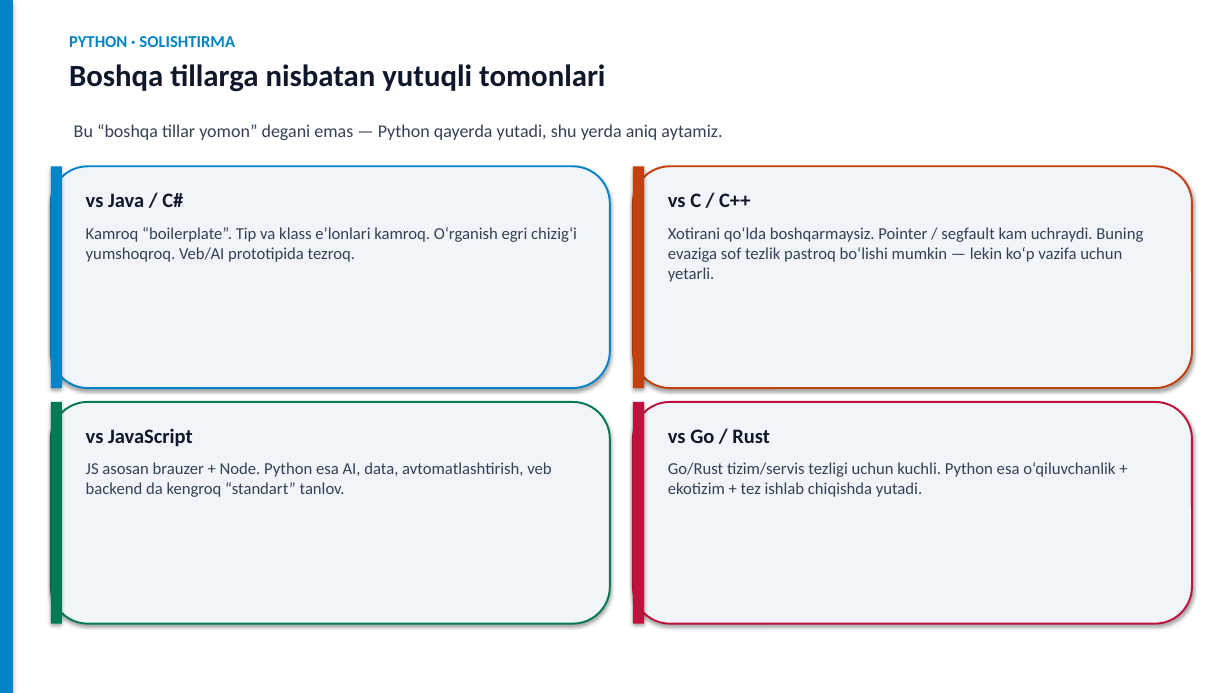
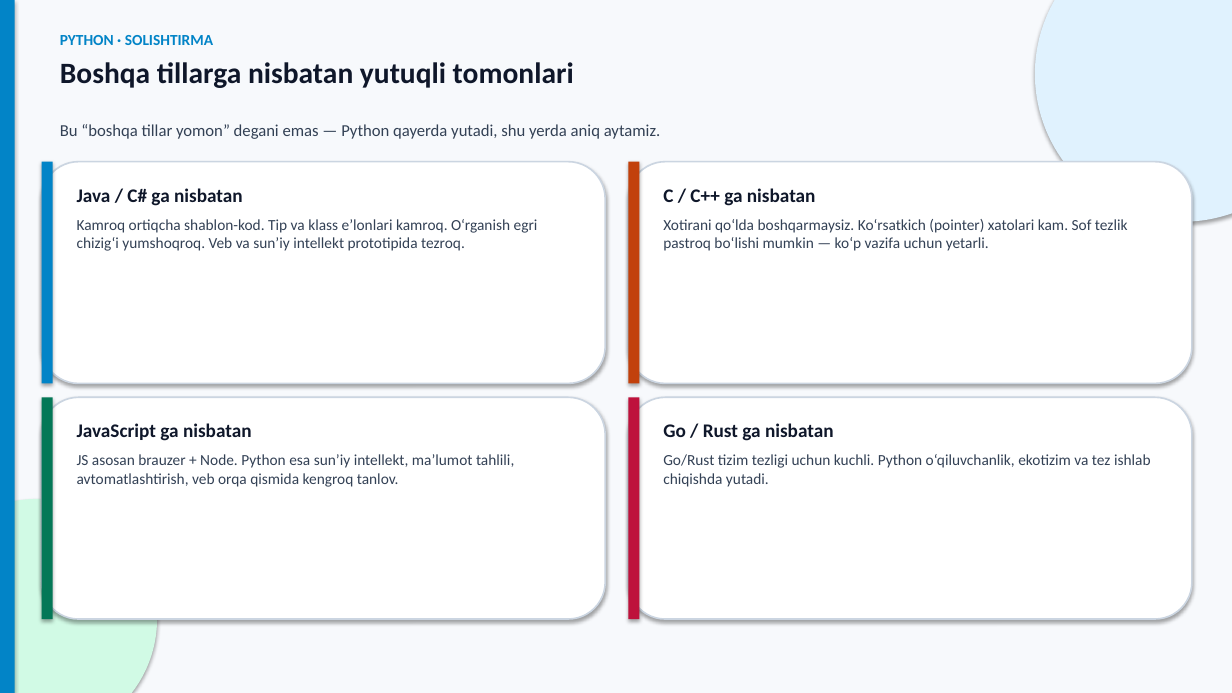
Before and after one commit to DilshodZokirov/bgalaxy-app, a slide deck: slide 4 of python-prezentatsiya/Python-Django-PBL-v5.pptx. Drawn at 1232x693 pixels with LibreOffice and Linux fonts; fonts in the diff are those of the drawing. Boxes give left, top, right and bottom in pixels: in the first picture for what was removed or moved away, otherwise in the second. Text is boxed around its words. In the diff, an @@ line names an element or a change of style, - is before the commit and + after.

```diff
--- a/python-prezentatsiya/Python-Django-PBL-v5.pptx
+++ b/python-prezentatsiya/Python-Django-PBL-v5.pptx
@@ background #FFFFFF to #F7F9FC @@
@@ text "PYTHON · SOLISHTIRMA": place and size @@
-text "PYTHON · SOLISHTIRMA" at [69,36,605,92]
+text "PYTHON · SOLISHTIRMA" at [60,35,574,88]
@@ text "PYTHON · SOLISHTIRMA" at [60,35,574,88]: size 13 to 12 pt in "PYTHON · SOLISHTIRMA"; size 24 to 23 pt in "Boshqa tillarga nisbatan yutuqli tomonlari" @@
@@ ellipse added at [1035,0,1232,222], fill #E0F2FE @@
@@ text "Bu “boshqa tillar yomon” degani ...": place and size @@
-text "Bu “boshqa tillar yomon” degani ..." at [74,124,722,140]
+text "Bu “boshqa tillar yomon” degani ..." at [60,124,661,139]
@@ text "Bu “boshqa tillar yomon” degani ..." at [60,124,661,139]: size 14 to 13 pt; more space between paragraphs @@
@@ rectangle: place and size @@
-rectangle at [51,166,62,388]
+rectangle at [42,162,53,384]
@@ rounded rectangle: place and size @@
-rounded rectangle at [51,166,610,388]
+rounded rectangle at [42,162,605,384]
@@ rounded rectangle at [42,162,605,384]: fill #F1F5F9 to #FFFFFF; outline #0284C7 1.5 pt to #CBD5E1 1.25 pt @@
@@ rectangle: place and size @@
-rectangle at [633,166,644,388]
+rectangle at [628,162,640,384]
@@ rounded rectangle: place and size @@
-rounded rectangle at [633,166,1192,388]
+rounded rectangle at [628,162,1192,384]
@@ rounded rectangle at [628,162,1192,384]: fill #F1F5F9 to #FFFFFF; outline #C2410C 1.5 pt to #CBD5E1 1.25 pt @@
@@ text at [77,188,538,251]: text changed; size 13 to 12 pt @@
-vs Java / C#
-Kamroq “boilerplate”. Tip va klass e’lonlari kamroq. O‘rganish egri chizig‘i yumshoqroq. Veb/AI prototipida tezroq.
+Java / C# ga nisbatan
+Kamroq ortiqcha shablon-kod. Tip va klass e’lonlari kamroq. O‘rganish egri chizig‘i yumshoqroq. Veb va sun’iy intellekt prototipida tezroq.
@@ text at [663,188,1128,251]: text changed; size 13 to 12 pt @@
-vs C / C++
-Xotirani qo‘lda boshqarmaysiz. Pointer / segfault kam uchraydi. Buning evaziga sof tezlik pastroq bo‘lishi mumkin — lekin ko‘p vazifa uchun yetarli.
+C / C++ ga nisbatan
+Xotirani qo‘lda boshqarmaysiz. Ko‘rsatkich (pointer) xatolari kam. Sof tezlik pastroq bo‘lishi mumkin — ko‘p vazifa uchun yetarli.
@@ rectangle: place and size @@
-rectangle at [51,402,62,624]
+rectangle at [42,397,53,619]
@@ rounded rectangle: place and size @@
-rounded rectangle at [51,402,610,624]
+rounded rectangle at [42,397,605,619]
@@ rounded rectangle at [42,397,605,619]: fill #F1F5F9 to #FFFFFF; outline #047857 1.5 pt to #CBD5E1 1.25 pt @@
@@ rectangle: place and size @@
-rectangle at [633,402,644,624]
+rectangle at [628,397,640,619]
@@ rounded rectangle: place and size @@
-rounded rectangle at [633,402,1192,624]
+rounded rectangle at [628,397,1192,619]
@@ rounded rectangle at [628,397,1192,619]: fill #F1F5F9 to #FFFFFF; outline #BE123C 1.5 pt to #CBD5E1 1.25 pt @@
@@ text at [77,423,514,487]: text changed; size 13 to 12 pt @@
-vs JavaScript
-JS asosan brauzer + Node. Python esa AI, data, avtomatlashtirish, veb backend da kengroq “standart” tanlov.
+JavaScript ga nisbatan
+JS asosan brauzer + Node. Python esa sun’iy intellekt, ma’lumot tahlili, avtomatlashtirish, veb orqa qismida kengroq tanlov.
@@ text at [663,423,1151,487]: text changed; size 13 to 12 pt @@
-vs Go / Rust
-Go/Rust tizim/servis tezligi uchun kuchli. Python esa o‘qiluvchanlik + ekotizim + tez ishlab chiqishda yutadi.
+Go / Rust ga nisbatan
+Go/Rust tizim tezligi uchun kuchli. Python o‘qiluvchanlik, ekotizim va tez ishlab chiqishda yutadi.
@@ ellipse added at [0,499,157,693], fill #D1FAE5 @@
```
Also in this commit, not shown: 14 other slides changed, 1 slide added, 20 other files.
